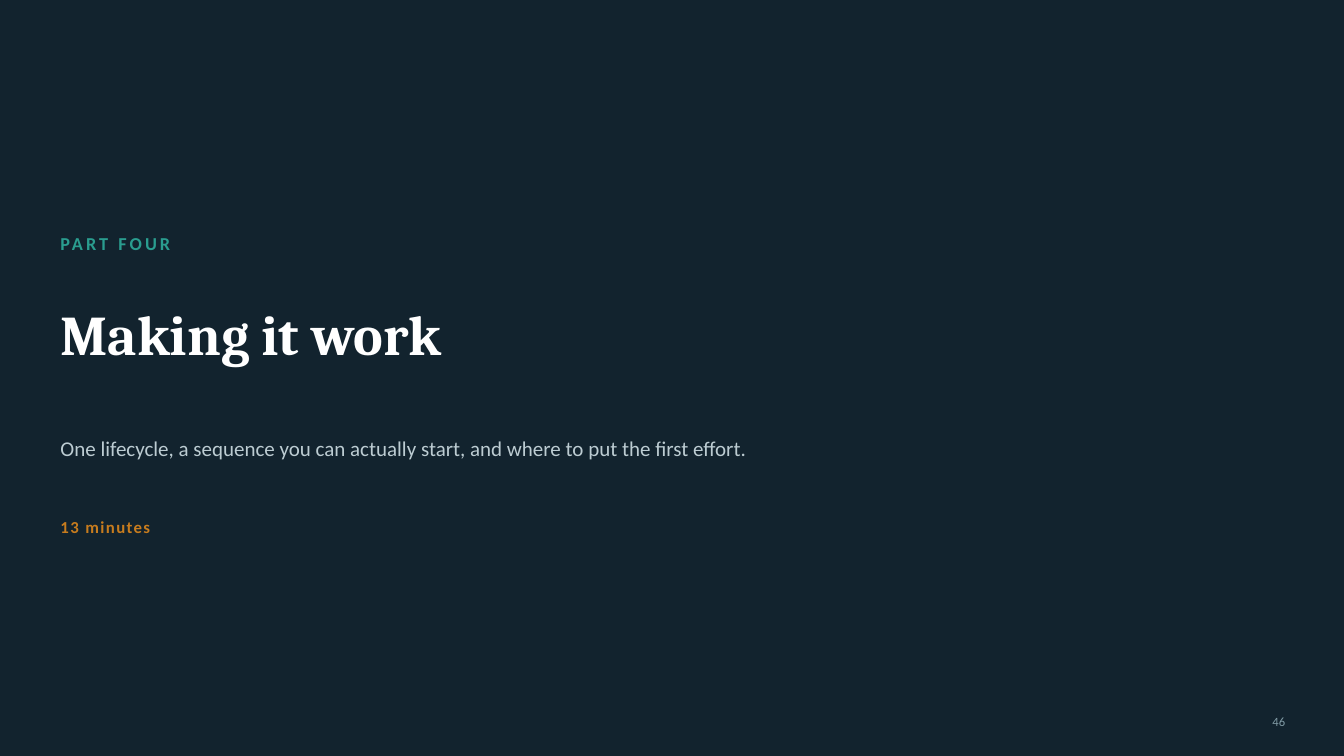
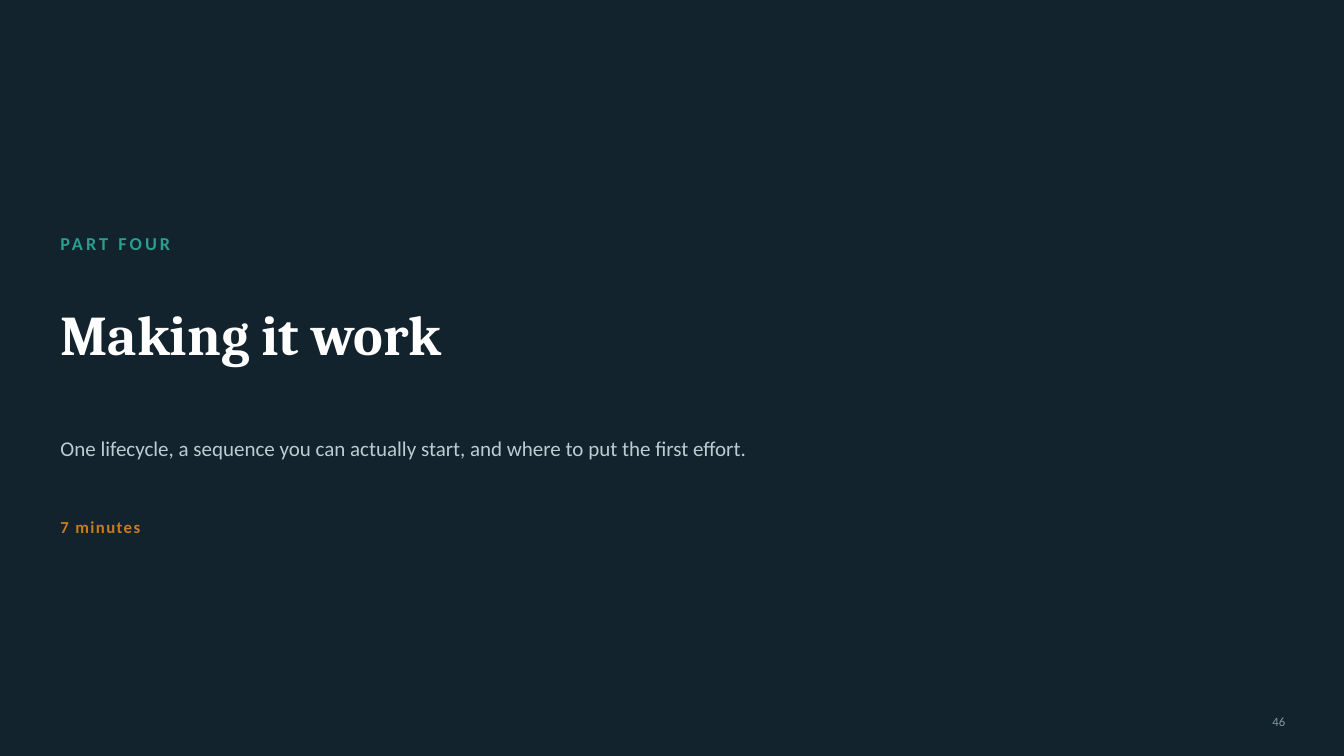
Before and after one commit to Jordantelder/my-website, a slide deck: slide 46 of seminars/software-validation-cybersecurity/Software_Validation_and_Cybersecurity_Seminar.pptx. Drawn at 1344x756 pixels with LibreOffice and Linux fonts; fonts in the diff are those of the drawing. Boxes give left, top, right and bottom in pixels: in the first picture for what was removed or moved away, otherwise in the second. Text is boxed around its words. In the diff, an @@ line names an element or a change of style, - is before the commit and + after.

```diff
--- a/seminars/software-validation-cybersecurity/Software_Validation_and_Cybersecurity_Seminar.pptx
+++ b/seminars/software-validation-cybersecurity/Software_Validation_and_Cybersecurity_Seminar.pptx
@@ text at [60,521,140,533]: text changed @@
-13 minutes
+7 minutes
```
Also in this commit, not shown: 11 other slides changed, 4 other files.
